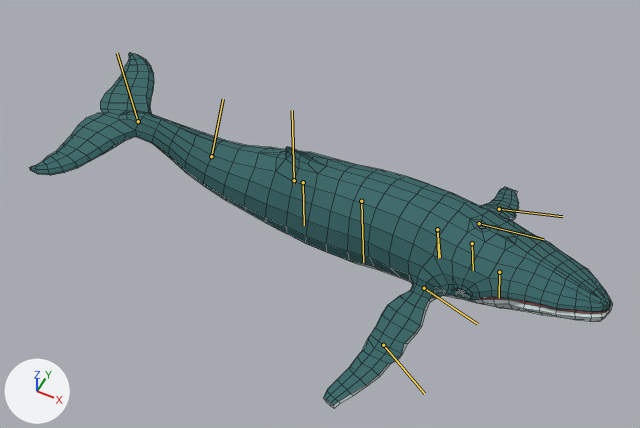
The FBX model Assets/Models/Humpback/HumpbackSwimmingPATH_01.FBX: old version first, new version second.
Both versions are drawn from a 50 mm lens placed at (1.86, -2.49, 4.46), pointed at (0.18, 0.88, 0.25). Every picture has the same lights, and +X, +Y and +Z are marked at lower left. Both versions are drawn at frame 642 of the action 'Take 001'; the numbers are the values there. The bones that bend it are drawn over the model as lines. Mesh edges are drawn as thin lines.

In view in the first picture: 'Whale_01'.
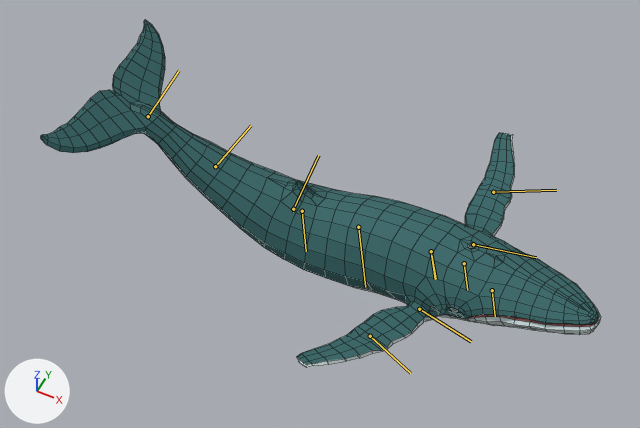
Commit message: Updated Whales

The change in detail:
Bone 'HumpBack-RIGPelvis' (bone_humpback_rigpelvis) moves from (-66.1, 1.3, -4.0) to (-68.4, 28.3, -5.0).
Bone 'HumpBack-RIGPelvis' (bone_humpback_rigpelvis) turns from (-2, -94, 6) to (-27, -95, 32) degrees about its own x, y and z.
Bone 'HumpBack-RIGSpine2' (bone_humpback_rigspine2) turns from (-4, 10, -9) to (-5, 10, -11) degrees about its own x, y and z.
Bone 'HumpBack-RIGLArm1' (bone_humpback_riglarm1) turns from (0, -8, 0) to (0, 37, 0) degrees about its own x, y and z.
Bone 'HumpBack-RIGRArm1' (bone_humpback_rigrarm1) turns from (0, 8, 0) to (0, -36, 0) degrees about its own x, y and z.
Bone 'HumpBack-RIGTail1' (bone_humpback_rigtail1) turns from (0, 0, 4) to (0, 0, 24) degrees about its own x, y and z.
Bone 'HumpBack-RIGTail3' (bone_humpback_rigtail3) turns from (0, 1, -7) to (0, 0, 13) degrees about its own x, y and z.

Pixel boxes [x1, y1, x2, y2] of what changed, in the pictures (640 x 428 px):
'Whale_01', posed
    before: [29, 53, 612, 408]
    after: [41, 20, 601, 368]
bone 'HumpBack-RIGPelvis', root to tip
    before: (294, 180) to (294, 184)
    after: (293, 209) to (293, 212)
bone 'HumpBack-RIGSpine2', root to tip
    before: (361, 201) to (363, 262)
    after: (358, 227) to (365, 287)
bone 'HumpBack-RIGLArm1', root to tip
    before: (479, 223) to (543, 239)
    after: (473, 244) to (536, 257)
bone 'HumpBack-RIGRArm1', root to tip
    before: (424, 288) to (477, 324)
    after: (419, 309) to (471, 341)
bone 'HumpBack-RIGTail1', root to tip
    before: (294, 180) to (292, 110)
    after: (293, 209) to (318, 155)
bone 'HumpBack-RIGTail3', root to tip
    before: (138, 121) to (117, 53)
    after: (148, 116) to (179, 70)
